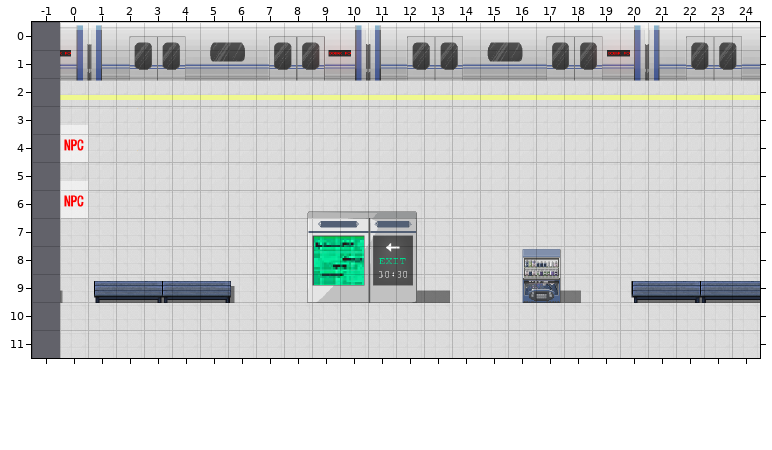
A Tiled map gets an edit: android/assets/maps/test/subway.tmx. This is how it looked before the edit.
Cells are 48x48 px. Shown: x -1..24, y 0..11.
New version:
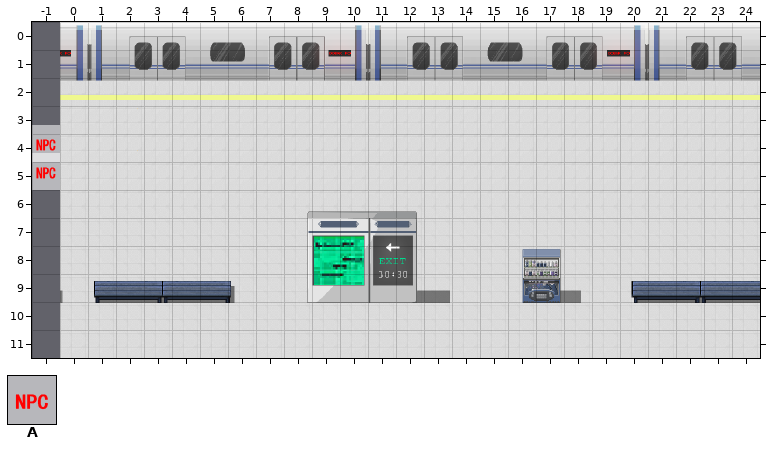
Key: from "glo": A 0.
Objects are placed by their top-left corner, in cells (3,4 is the top-left corner of cell 3,4); size is 1x1 cell unless given.
From old to new:
--- layer "对象层 1"
-A "SUBWAYMARI" at 0,3.7 size 1x1.3
+A "SUBWAYMARI" at -1,3.7 size 1x1.3
-A "SUBWAYRENKO" at 0,5.7 size 1x1.3
+A "SUBWAYRENKO" at -1,4.7 size 1x1.3
